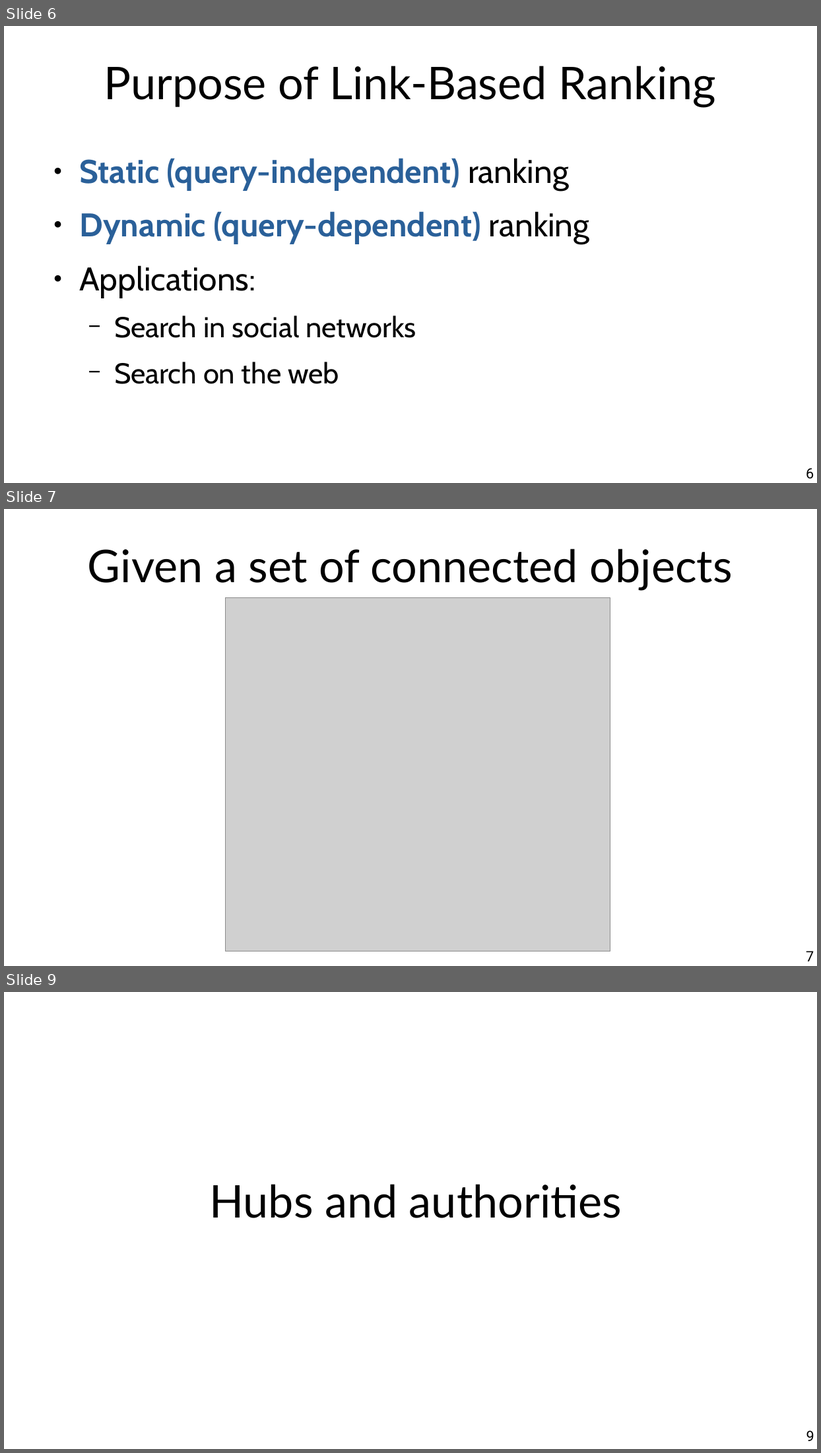
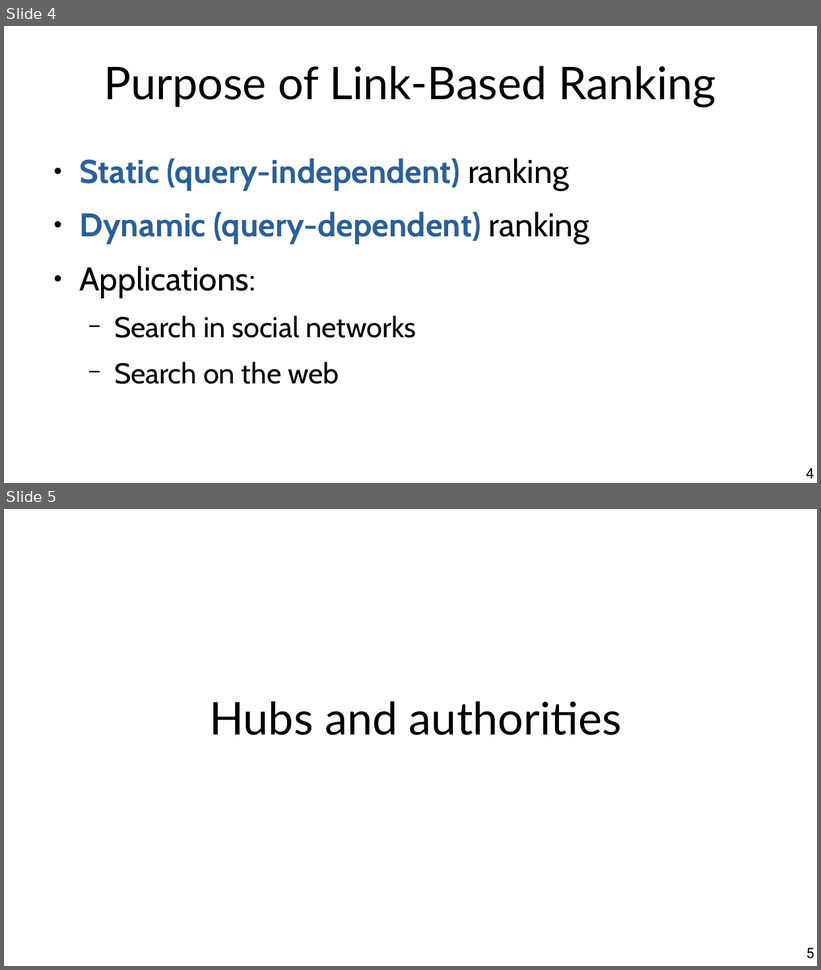
Before and after one commit to chatox/networks-science-course, a slide deck: theory/odp/tt08-hubs_authorities.odp. Shown one above the other, each under a label of ours: slides 6, 7 and 9 before the commit, slides 4 and 5 after it; the slides between them are not shown. The pictures are 821x1453 and 821x970 pixels, drawn with LibreOffice and Linux fonts; fonts in the diff are those of the drawing; grey boxes stand for pictures. Boxes give left, top, right and bottom in pixels: in the first picture for what was removed or moved away, otherwise in the second. Text is boxed around its words. In the diff, an @@ line names an element or a change of style, - is before the commit and + after.

```diff
--- a/theory/odp/tt08-hubs_authorities.odp
+++ b/theory/odp/tt08-hubs_authorities.odp
@@ slide 7 removed at (4, 509, 817, 966), background #FFFFFF @@
@@ title removed at (88, 549, 733, 591) @@
-Given a set of connected objects
@@ picture removed at (225, 598, 611, 952) @@
@@ page number removed at (806, 951, 814, 962) @@
-7
@@ what was slide 6 is now slide 4 @@
@@ page number at (806, 468, 814, 479): text changed @@
-6
+4
@@ what was slide 9 is now slide 5 @@
@@ page number at (807, 948, 814, 959): text changed @@
-9
+5
```
Also in this commit, not shown: 4 slides changed, 3 other slides removed, 1 other file.
